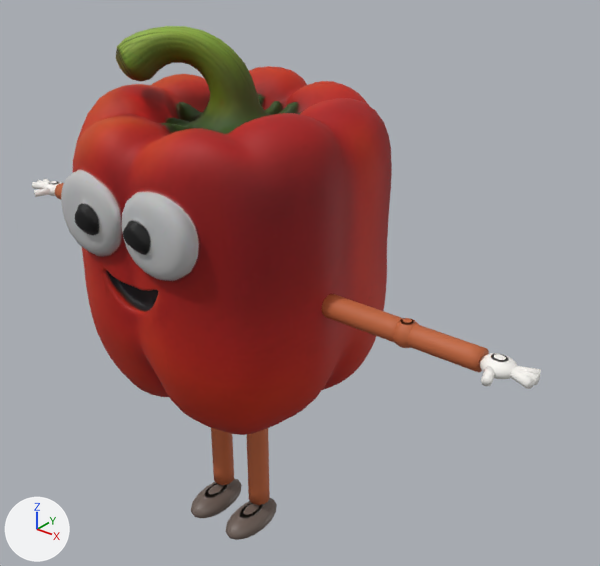
The glTF model public/models/personages/red_pepper.glb, before and after one commit.
Camera for both pictures: a camera (50 mm lens) standing at (1.75, -1.82, 2.19) and looking at (0.16, 0.16, 0.96). The axes (+X, +Y, +Z) are drawn at lower left. The lights are the same throughout. The older version comes first. Vertices at exactly the same position are counted once.

Names of what the first picture shows: 'Body'.
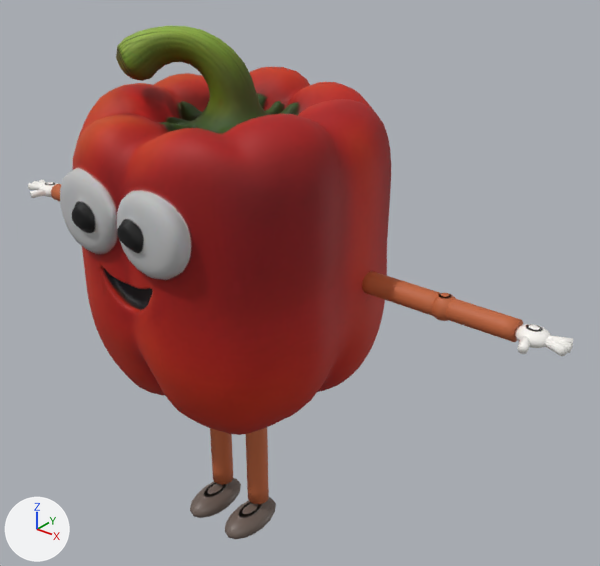
Changed parts and their boxes [x1, y1, x2, y2] in the pictures (600 x 566 px; the box of a moved part takes in the faces that stretch with it):
'Body', reshaped (7% wider)
    before: [32, 26, 541, 540]
    after: [28, 26, 573, 539]
part 1 of me_mesh, moved or reshaped
    before: [61, 26, 392, 435]
    after: [60, 26, 391, 435]
part 2 of me_mesh, moved or reshaped
    before: [321, 294, 489, 372]
    after: [362, 271, 523, 342]
part 3 of me_mesh, moved or reshaped
    before: [393, 318, 419, 348]
    after: [432, 293, 456, 321]
part 4 of me_mesh, moved or reshaped (mostly hidden)
    before: [55, 183, 64, 199]
    after: [51, 184, 61, 201]
part 5 of me_mesh, moved or reshaped
    before: [479, 353, 517, 379]
    after: [515, 324, 550, 348]
part 6 of me_mesh, moved or reshaped
    before: [511, 366, 541, 389]
    after: [545, 335, 573, 356]
part 7 of me_mesh, moved or reshaped
    before: [481, 366, 495, 386]
    after: [517, 336, 530, 354]
part 8 of me_mesh, moved or reshaped
    before: [43, 181, 61, 196]
    after: [39, 182, 58, 197]
part 9 of me_mesh, moved or reshaped
    before: [32, 179, 50, 189]
    after: [28, 179, 46, 190]
part 10 of me_mesh, moved or reshaped
    before: [34, 188, 50, 197]
    after: [30, 189, 46, 198]

What the commit changed:
me_mesh has 6838 vertices, 13608 faces and spans x -1.11..1.11, y -0.5..0.5, z 0.0..1.8.
me_mesh is used by ob_body; location (0.0, 0.0, 0.0).
me_mesh part 1: the loose piece of 4678 vertices spanning x -0.47..0.47, y -0.5..0.5, z 0.55..1.8 is turned -2.2 degrees about the z axis through its middle.
me_mesh part 2: the loose piece of 199 vertices spanning x 0.44..0.96, y -0.12..-0.05, z 1.04..1.11 is moved by (0.0, 0.2, 0.0).
me_mesh part 3: the loose piece of 146 vertices spanning x 0.69..0.77, y -0.13..-0.05, z 1.03..1.12 is moved by (0.0, 0.2, 0.0).
me_mesh part 4: the loose piece of 199 vertices spanning x -0.96..-0.44, y 0.01..0.08, z 1.04..1.11 is moved by (0.0, -0.02, 0.0).
me_mesh part 5: the loose piece of 146 vertices spanning x 0.96..1.06, y -0.13..-0.04, z 1.05..1.1 is moved by (0.0, 0.2, 0.0).
me_mesh part 6: the loose piece of 72 vertices spanning x 1.03..1.11, y -0.13..-0.05, z 1.06..1.09 is moved by (0.0, 0.2, 0.0).
me_mesh part 7: the loose piece of 26 vertices spanning x 0.98..1.03, y -0.18..-0.11, z 1.06..1.09 is moved by (0.0, 0.2, 0.0).
me_mesh part 8: the loose piece of 146 vertices spanning x -1.05..-0.95, y 0.0..0.08, z 1.05..1.1 is moved by (0.0, -0.02, 0.0).
me_mesh part 9: the loose piece of 72 vertices spanning x -1.11..-1.03, y 0.0..0.08, z 1.06..1.09 is moved by (0.0, -0.02, 0.0).
me_mesh part 10: the loose piece of 26 vertices spanning x -1.03..-0.98, y -0.05..0.02, z 1.06..1.09 is moved by (0.0, -0.02, 0.0).
